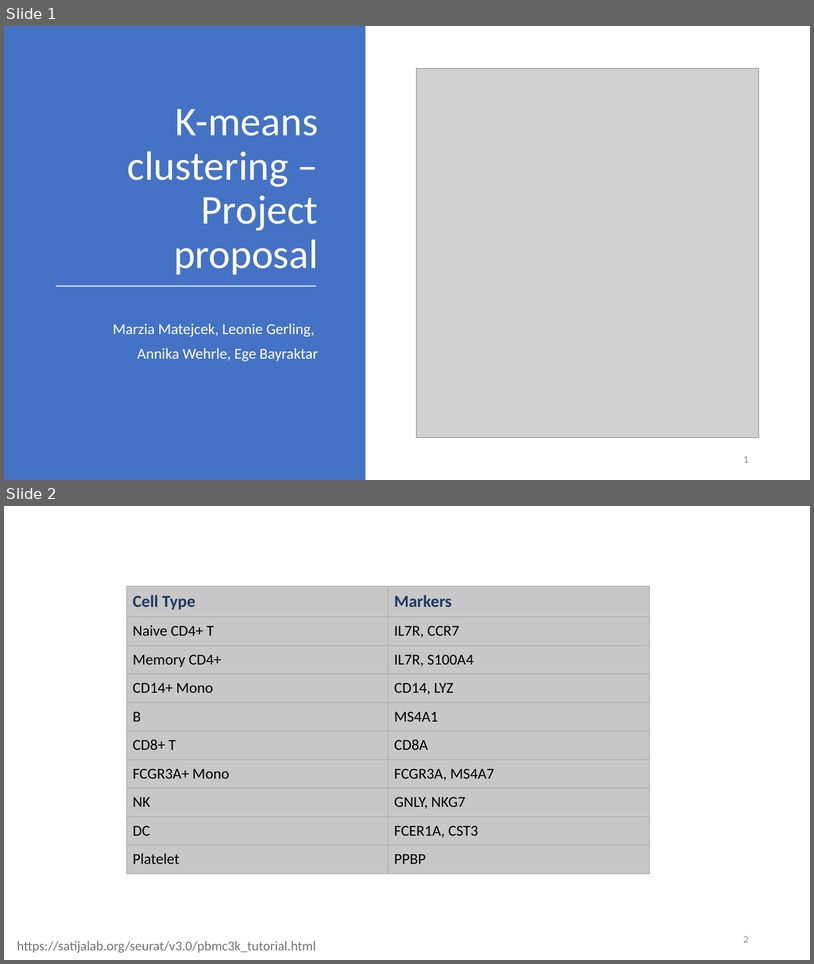
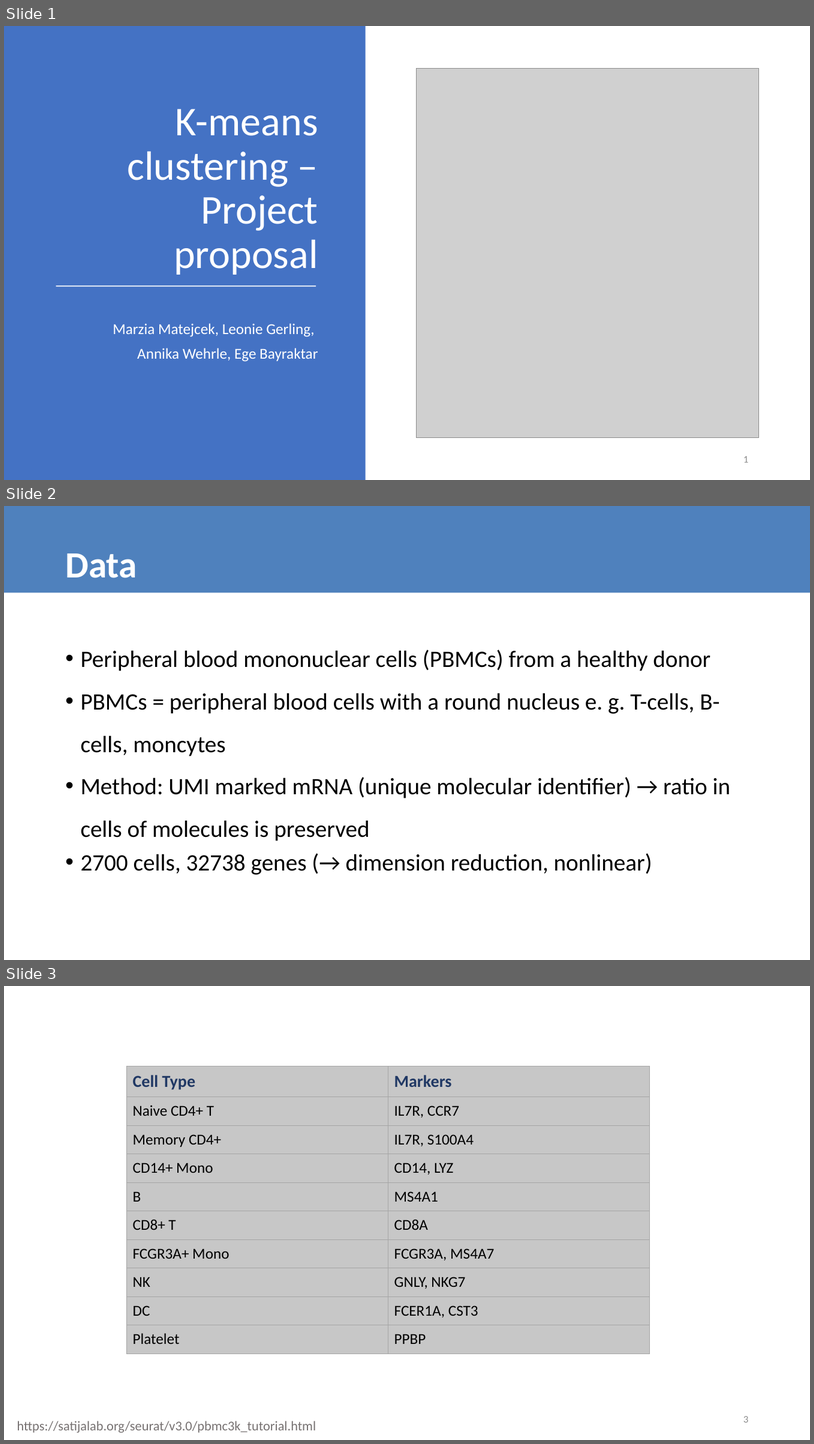
Before and after one commit to datascience-mobi/group-01-project-4-1, a slide deck: K-means clustering.pptx. Shown one above the other, each under a label of ours: slides 1 and 2 before the commit, slides 1, 2 and 3 after it. The pictures are 814x964 and 814x1444 pixels, drawn with LibreOffice and Linux fonts; fonts in the diff are those of the drawing; grey boxes stand for pictures. Boxes give left, top, right and bottom in pixels: in the first picture for what was removed or moved away, otherwise in the second. Text is boxed around its words. In the diff, an @@ line names an element or a change of style, - is before the commit and + after.

```diff
--- a/K-means clustering.pptx
+++ b/K-means clustering.pptx
@@ slide 2 added at [4, 506, 810, 960], background #FFFFFF @@
@@ rectangle added at [4, 506, 810, 593], fill #4F81BD @@
@@ text added at [65, 553, 137, 578], 44 pt, text #FFFFFF, bold @@
+Data
@@ text added at [81, 649, 731, 874], 28 pt, text #000000 @@
+• Peripheral blood mononuclear cells (PBMCs) from a healthy donor
+• PBMCs = peripheral blood cells with a round nucleus e. g. T-cells, B-cells, moncytes
+• Method: UMI marked mRNA (unique molecular identifier) → ratio in cells of molecules is preserved
+• 2700 cells, 32738 genes (→ dimension reduction, nonlinear)
@@ what was slide 2 is now slide 3 @@
@@ page number at [744, 1416, 749, 1422]: text changed @@
-2
+3
```
Also in this commit, not shown: 1 other file.
